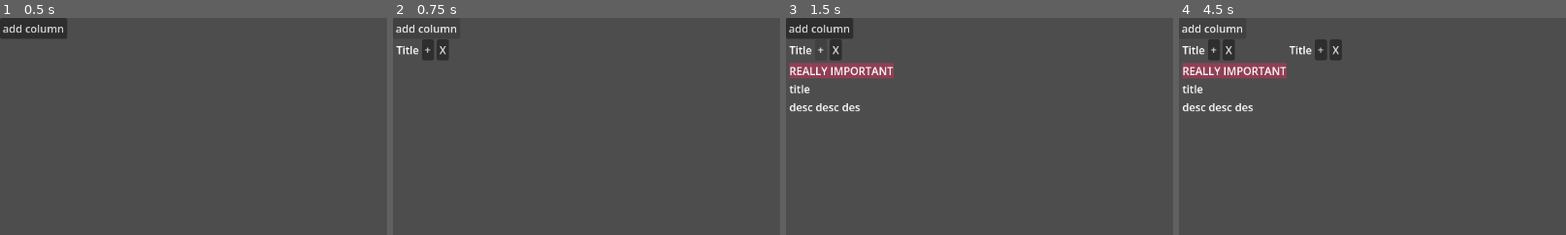
Above: before the commit, frames 1-4 (left to right).
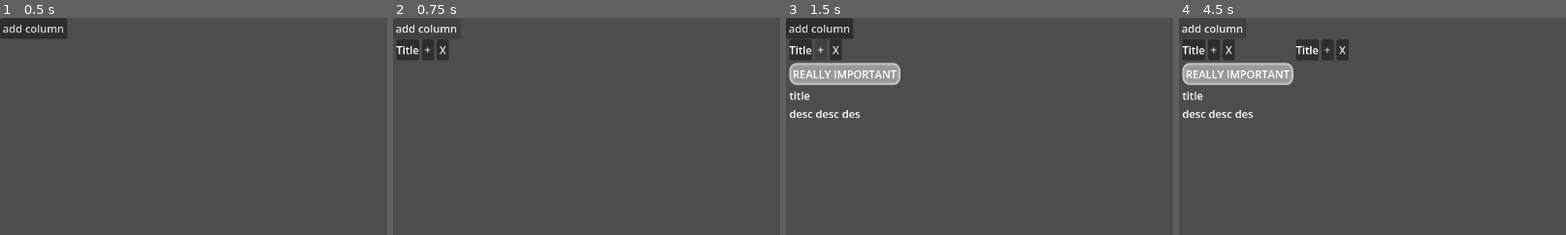
Above: after the commit, the same moments.

Repository: NoobUsesGitHub/Godot_Board
Game: Godot game, scene res://Scene/Main.tscn
Same seed, same stepped clock (60 frames per second), same inputs: the game is played once before the commit and once after it.
Inputs:
- Up to frame 1 (0.5 s): no input
- Up to frame 2 (0.75 s): click "add column" at 0.5 s
- Up to frame 3 (1.5 s): click "+" at 1.25 s
- Up to frame 4 (4.5 s): click "X" at 2 s; click "add column" at 2.75 s; click "+" at 3.5 s; click "add column" at 4.25 s
The pictures show only the part of the screen within x 0-50%, y 0-50%; the shares and areas given below are measured in that part.

Frame 1 is identical in both runs. In frame 2, 0.4% of the frame differs, in the area x 1-7%, y 9-20%; in frame 3, 4.3%; in frame 4, 5.2%, in the area x 0-44%, y 9-46%.

Commit message:
progress

Diff:
--- a/Scene/CardColumn.tscn
+++ b/Scene/CardColumn.tscn
@@ -4,25 +4,34 @@
 [ext_resource type="PackedScene" uid="uid://cj487m0bd2s8g" path="res://Scene/card.tscn" id="2_fkmn7"]
 
 [node name="CardColumn" type="VBoxContainer" unique_id=530866828]
-offset_right = 40.0
-offset_bottom = 40.0
+offset_right = 78.0
+offset_bottom = 31.0
+size_flags_horizontal = 3
 script = ExtResource("1_sno3u")
 cardScene = ExtResource("2_fkmn7")
 
-[node name="HBoxContainer" type="HBoxContainer" parent="." unique_id=1753913171]
+[node name="MarginContainer" type="MarginContainer" parent="." unique_id=113465111]
+layout_mode = 2
+size_flags_horizontal = 0
+
+[node name="HBoxContainer" type="HBoxContainer" parent="MarginContainer" unique_id=1753913171]
+layout_mode = 2
+size_flags_horizontal = 0
+
+[node name="PanelContainer" type="PanelContainer" parent="MarginContainer/HBoxContainer" unique_id=1031090323]
 layout_mode = 2
 
-[node name="Label" type="Label" parent="HBoxContainer" unique_id=1173538643]
+[node name="Label" type="Label" parent="MarginContainer/HBoxContainer/PanelContainer" unique_id=1173538643]
 layout_mode = 2
 text = "Title"
 
-[node name="addTextButton" type="Button" parent="HBoxContainer" unique_id=265457086]
+[node name="addTextButton" type="Button" parent="MarginContainer/HBoxContainer" unique_id=265457086]
 layout_mode = 2
 text = "+"
 
-[node name="closeButton" type="Button" parent="HBoxContainer" unique_id=968919289]
+[node name="closeButton" type="Button" parent="MarginContainer/HBoxContainer" unique_id=968919289]
 layout_mode = 2
 text = "X"
 
-[connection signal="pressed" from="HBoxContainer/addTextButton" to="." method="_on_add_text_button_pressed"]
-[connection signal="pressed" from="HBoxContainer/closeButton" to="." method="_on_close_button_pressed"]
+[connection signal="pressed" from="MarginContainer/HBoxContainer/addTextButton" to="." method="_on_add_text_button_pressed"]
+[connection signal="pressed" from="MarginContainer/HBoxContainer/closeButton" to="." method="_on_close_button_pressed"]
--- a/Scene/Main.tscn
+++ b/Scene/Main.tscn
@@ -4,6 +4,7 @@
 [ext_resource type="PackedScene" uid="uid://8mnmirw02dr" path="res://Scene/CardColumn.tscn" id="2_djkur"]
 
 [node name="Main" type="Control" unique_id=2126412627]
+layout_direction = 2
 layout_mode = 3
 anchors_preset = 0
 script = ExtResource("1_g6ejq")
--- /dev/null
+++ b/Scene/badge.gd
@@ -0,0 +1,21 @@
+extends PanelContainer
+
+@export var type=-1
+# Called when the node enters the scene tree for the first time.
+func _ready() -> void:
+	if type == -1:
+		type=1
+
+# Called every frame. 'delta' is the elapsed time since the previous frame.
+func _process(delta: float) -> void:
+	if type==1:
+		changeColor(Color.REBECCA_PURPLE)
+
+func changeColor(a :Color):
+	var sb=get_theme_stylebox("panel").duplicate()
+	sb.set_bg_color(a)
+	add_theme_stylebox_override("panel", sb)
+
+func changeText(t :String):
+	var l=find_child("Label")
+	l.set_text(t)
--- /dev/null
+++ b/Scene/badge.tscn
@@ -0,0 +1,14 @@
+[gd_scene format=3 uid="uid://bjp5n6x6yn1kq"]
+
+[ext_resource type="StyleBox" uid="uid://c4jbrdwssy65f" path="res://Style/new_style_box_flat.tres" id="1_dlhbq"]
+[ext_resource type="Script" uid="uid://ynmaqjpeowg6" path="res://Scene/badge.gd" id="2_eykb0"]
+
+[node name="badge" type="PanelContainer" unique_id=391734235]
+offset_right = 40.0
+offset_bottom = 40.0
+theme_override_styles/panel = ExtResource("1_dlhbq")
+script = ExtResource("2_eykb0")
+
+[node name="Label" type="Label" parent="." unique_id=1683717435]
+layout_mode = 2
+text = "REALLY IMPORTANT"
--- a/Scene/badge_prio.tscn
+++ /dev/null
@@ -1,15 +0,0 @@
-[gd_scene format=3 uid="uid://bjp5n6x6yn1kq"]
-
-[node name="badge_prio" type="PanelContainer" unique_id=391734235]
-offset_right = 40.0
-offset_bottom = 40.0
-
-[node name="ColorRect" type="ColorRect" parent="." unique_id=10466612]
-layout_mode = 2
-size_flags_horizontal = 3
-size_flags_vertical = 3
-color = Color(0.56294703, 0.24842799, 0.32782644, 1)
-
-[node name="Label" type="Label" parent="." unique_id=1683717435]
-layout_mode = 2
-text = "REALLY IMPORTANT"
--- a/Scene/card.tscn
+++ b/Scene/card.tscn
@@ -1,6 +1,6 @@
 [gd_scene format=3 uid="uid://cj487m0bd2s8g"]
 
-[ext_resource type="PackedScene" uid="uid://bjp5n6x6yn1kq" path="res://Scene/badge_prio.tscn" id="1_tmr17"]
+[ext_resource type="PackedScene" uid="uid://bjp5n6x6yn1kq" path="res://Scene/badge.tscn" id="1_tmr17"]
 
 [node name="Card" type="MarginContainer" unique_id=95162554]
 offset_right = 106.0
@@ -12,8 +12,9 @@
 [node name="VBoxContainer" type="VBoxContainer" parent="." unique_id=615890311]
 layout_mode = 2
 
-[node name="badgePrio" parent="VBoxContainer" unique_id=1844869695 instance=ExtResource("1_tmr17")]
+[node name="badge" parent="VBoxContainer" unique_id=1844869695 instance=ExtResource("1_tmr17")]
 layout_mode = 2
+type = null
 
 [node name="title" type="Label" parent="VBoxContainer" unique_id=1440154556]
 layout_mode = 2
--- /dev/null
+++ b/Style/new_style_box_flat.tres
@@ -0,0 +1,12 @@
+[gd_resource type="StyleBoxFlat" format=3 uid="uid://c4jbrdwssy65f"]
+
+[resource]
+border_width_left = 5
+border_width_top = 5
+border_width_right = 5
+border_width_bottom = 5
+border_blend = true
+corner_radius_top_left = 10
+corner_radius_top_right = 10
+corner_radius_bottom_right = 10
+corner_radius_bottom_left = 11
Not shown, added: Scene/badge.gd.uid
